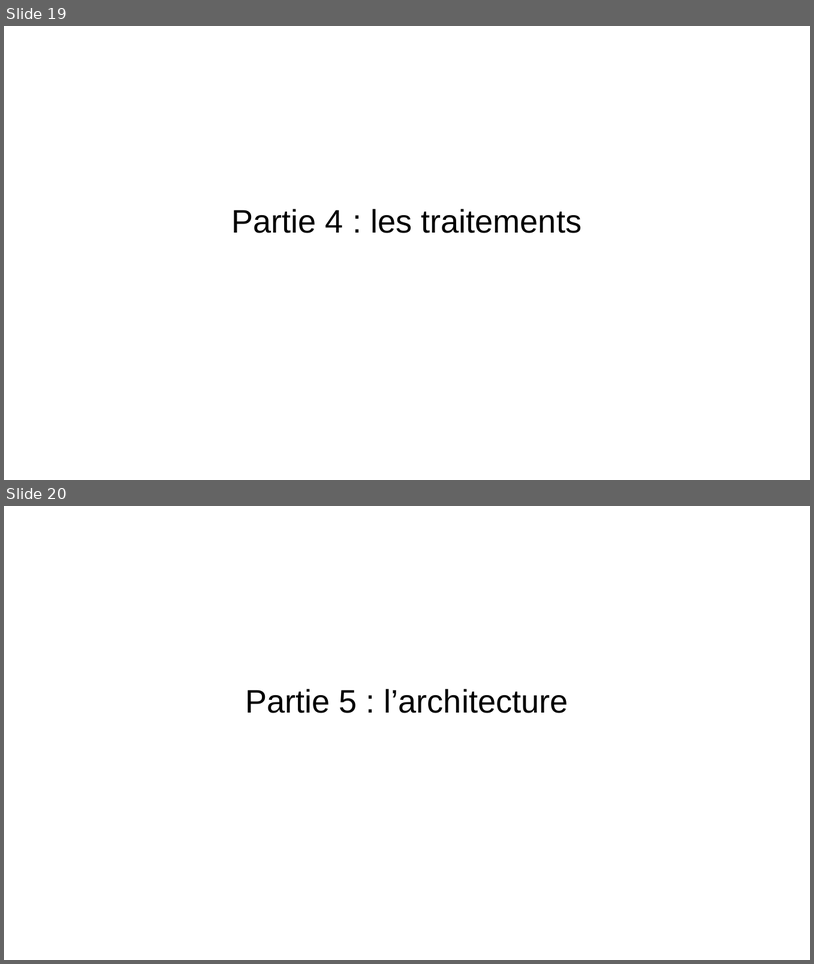
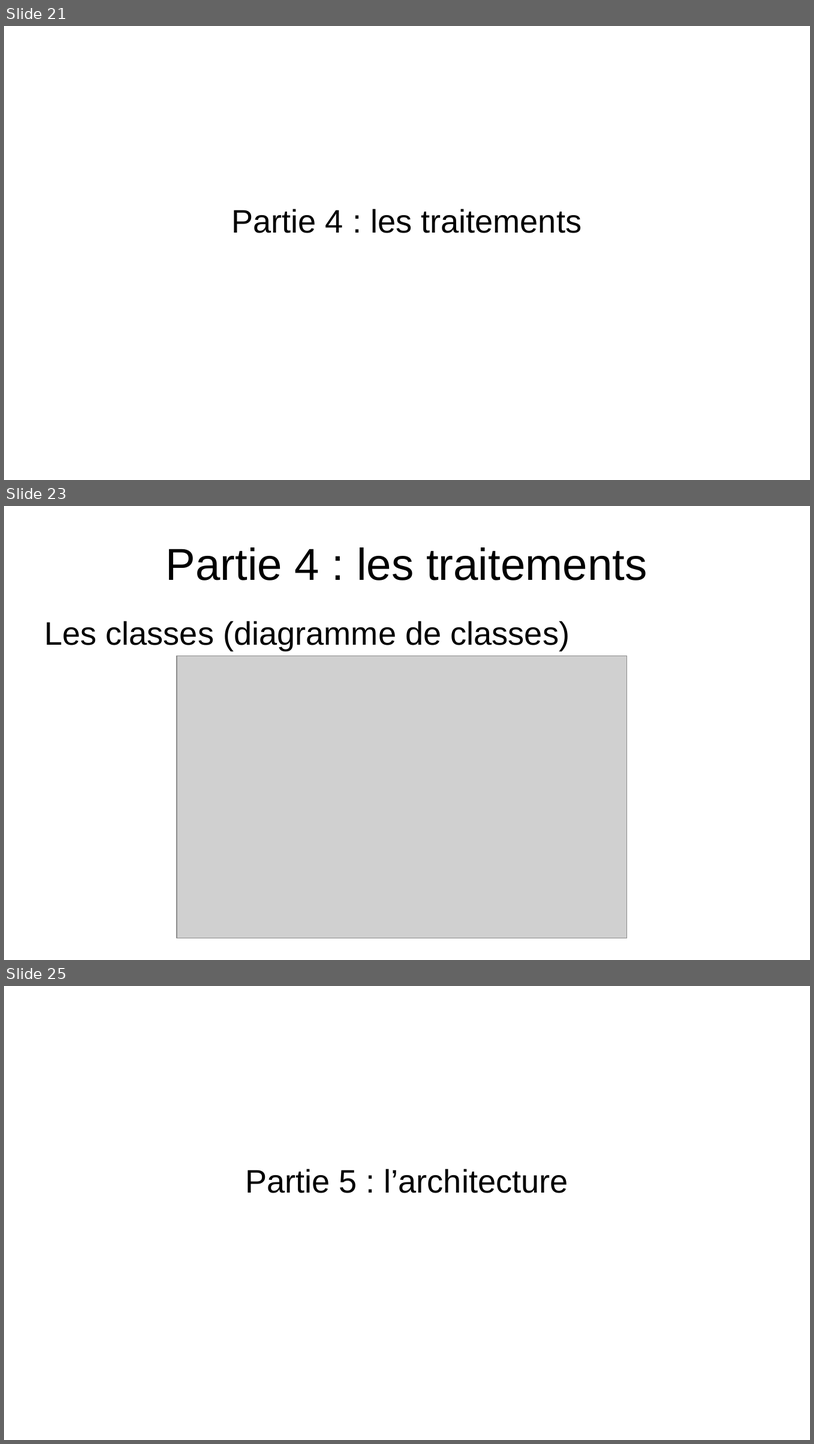
Before and after one commit to EmmaBroudic/Projet-Nooky, a slide deck: doc/Nooky.odp. Shown one above the other, each under a label of ours: slides 19 and 20 before the commit, slides 21, 23 and 25 after it; the slides between them are not shown. The pictures are 814x964 and 814x1444 pixels, drawn with LibreOffice and Linux fonts; fonts in the diff are those of the drawing; grey boxes stand for pictures. Boxes give left, top, right and bottom in pixels: in the first picture for what was removed or moved away, otherwise in the second. Text is boxed around its words. In the diff, an @@ line names an element or a change of style, - is before the commit and + after.

```diff
--- a/doc/Nooky.odp
+++ b/doc/Nooky.odp
@@ slide 23 added at (4,506,810,960), background #FFFFFF @@
@@ title added at (166,547,647,580), 44 pt, text #000000 @@
+Partie 4 : les traitements
@@ text added at (44,621,570,650), 32 pt, text #000000 @@
+Les classes (diagramme de classes)
@@ picture added at (177,656,627,939) @@
@@ what was slide 19 is now slide 21 @@
@@ what was slide 20 is now slide 25 @@
```
Also in this commit, not shown: 2 slides changed, 28 other slides added, 8 other files.
